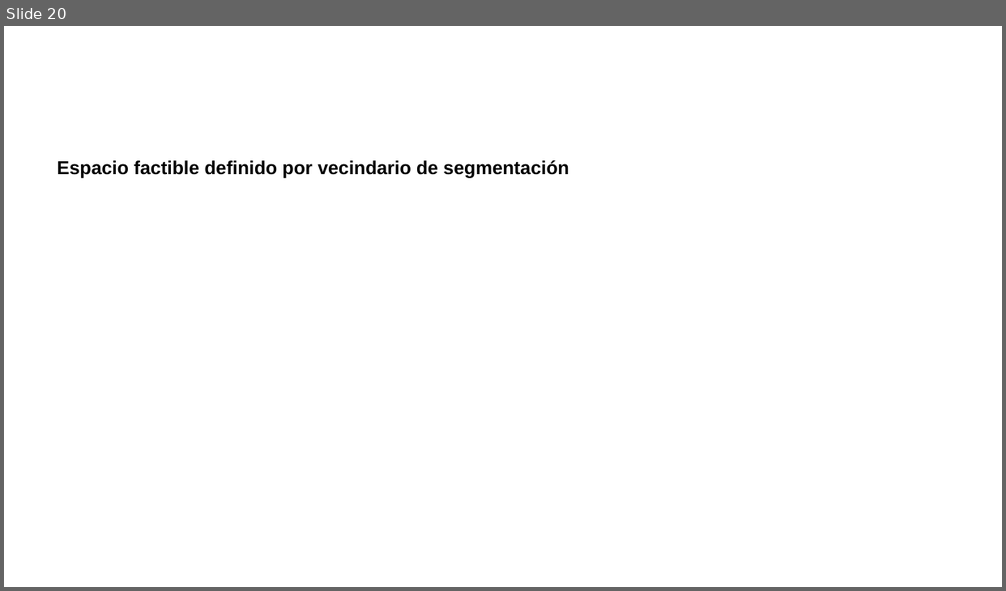
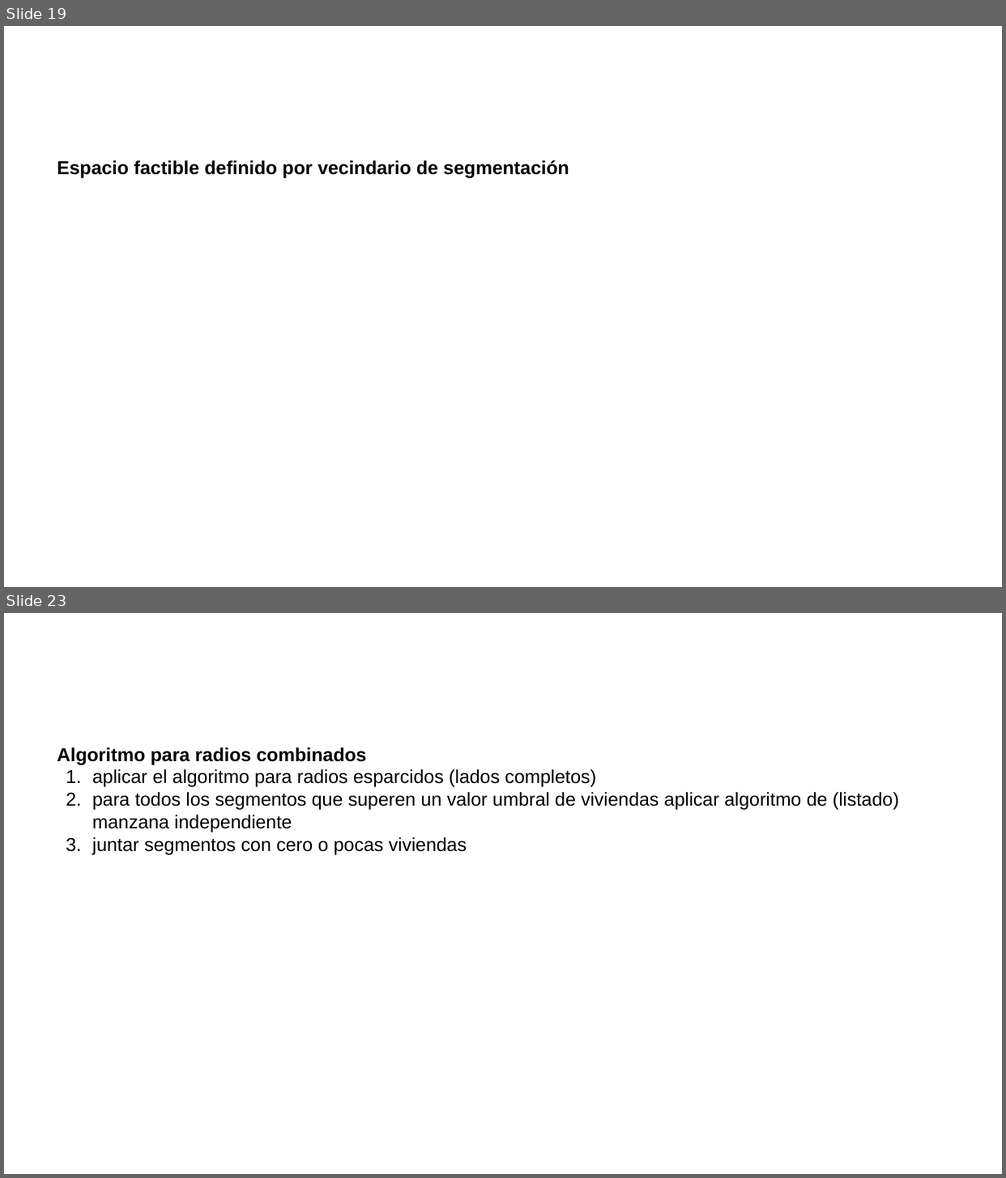
Before and after one commit to neptuso/Charlas, a slide deck: IDERA/segmentos.censo2022.pptx. Shown one above the other, each under a label of ours: slide 20 before the commit, slides 19 and 23 after it; the slides between them are not shown. The pictures are 1006x591 and 1006x1178 pixels, drawn with LibreOffice and Linux fonts; fonts in the diff are those of the drawing; background and template pictures are left out. Boxes give left, top, right and bottom in pixels: in the first picture for what was removed or moved away, otherwise in the second. Text is boxed around its words. In the diff, an @@ line names an element or a change of style, - is before the commit and + after.

```diff
--- a/IDERA/segmentos.censo2022.pptx
+++ b/IDERA/segmentos.censo2022.pptx
@@ slide 23 added at (x1=4, y1=613, x2=1002, y2=1174), background picture (left out) @@
@@ text added at (x1=57, y1=747, x2=899, y2=855), 18 pt, text #000000 @@
+Algoritmo para radios combinados
+1. aplicar el algoritmo para radios esparcidos (lados completos)
+2. para todos los segmentos que superen un valor umbral de viviendas aplicar algoritmo de (listado) manzana independiente
+3. juntar segmentos con cero o pocas viviendas
@@ what was slide 20 is now slide 19 @@
```
Also in this commit, not shown: 3 slides changed, 3 other slides added, 2 slides removed.
